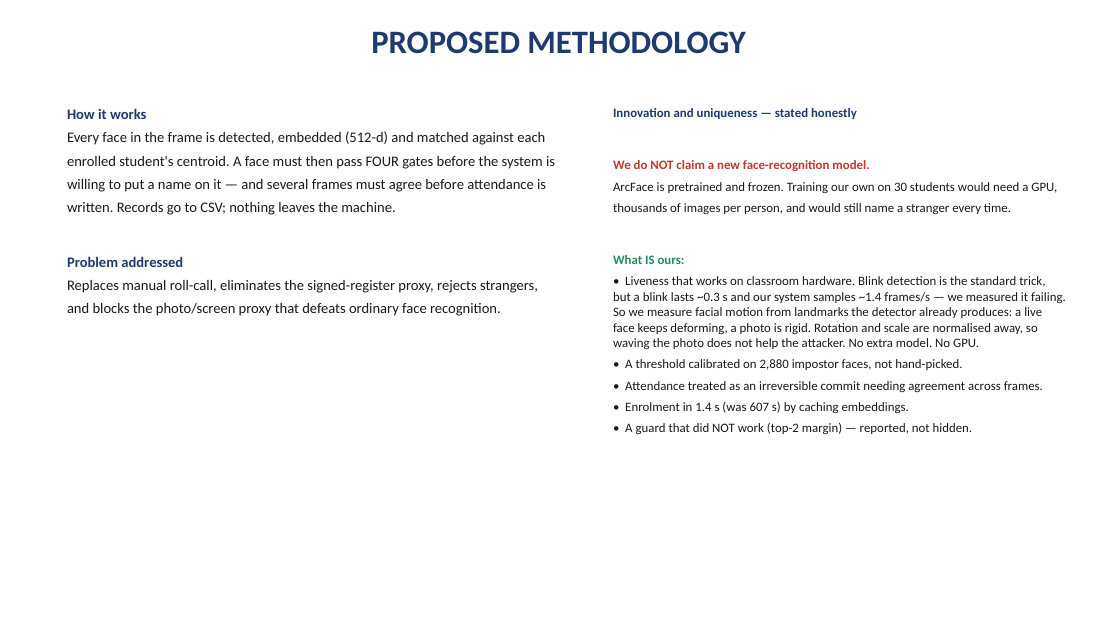
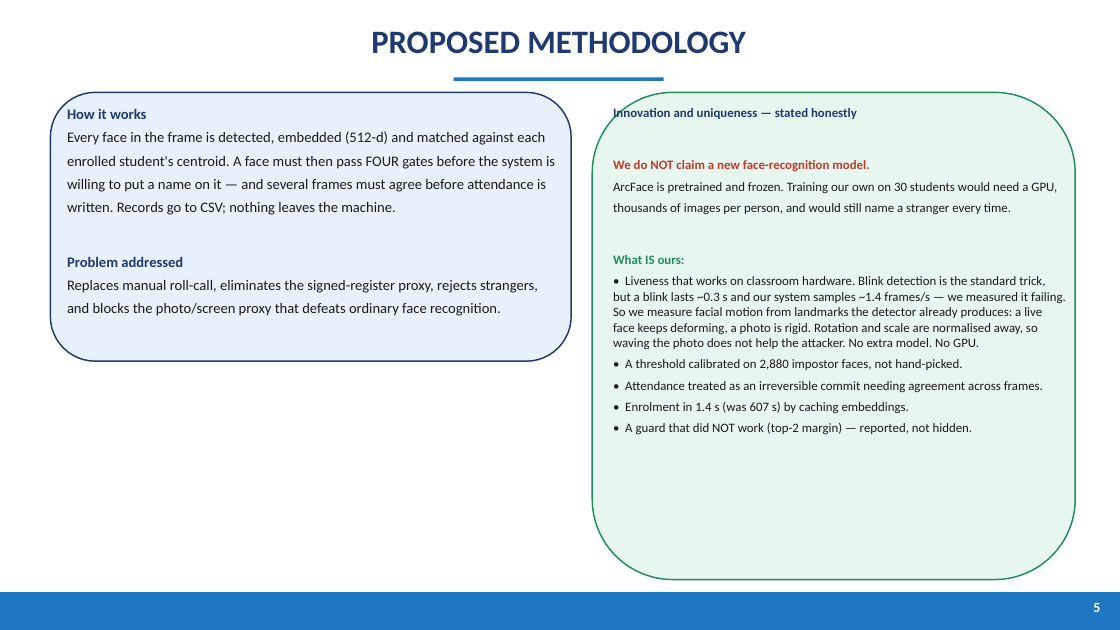
Before and after one commit to SohamBhattacharjee2003/MutiFace-Attendance-System, a slide deck: slide 6 of Server/results/PresenceAI_Presentation.pptx. Drawn at 1120x630 pixels with LibreOffice and Linux fonts; fonts in the diff are those of the drawing. Boxes give left, top, right and bottom in pixels: in the first picture for what was removed or moved away, otherwise in the second. Text is boxed around its words. In the diff, an @@ line names an element or a change of style, - is before the commit and + after.

```diff
--- a/Server/results/PresenceAI_Presentation.pptx
+++ b/Server/results/PresenceAI_Presentation.pptx
@@ rectangle added at bbox=[454, 77, 664, 81], fill #1F77C2 @@
@@ rounded rectangle added at bbox=[50, 92, 571, 361], fill #E8F1FB, outline #1F3A6E 1.25 pt @@
@@ rounded rectangle added at bbox=[592, 92, 1075, 580], fill #E7F6EE, outline #1E8E5A 1.25 pt @@
@@ rectangle added at bbox=[0, 592, 1120, 630], fill #1F77C2 @@
@@ text added at bbox=[1093, 603, 1100, 612], 12 pt, text #FFFFFF, bold @@
+5
```
Also in this commit, not shown: 9 other slides changed, 1 other file.
